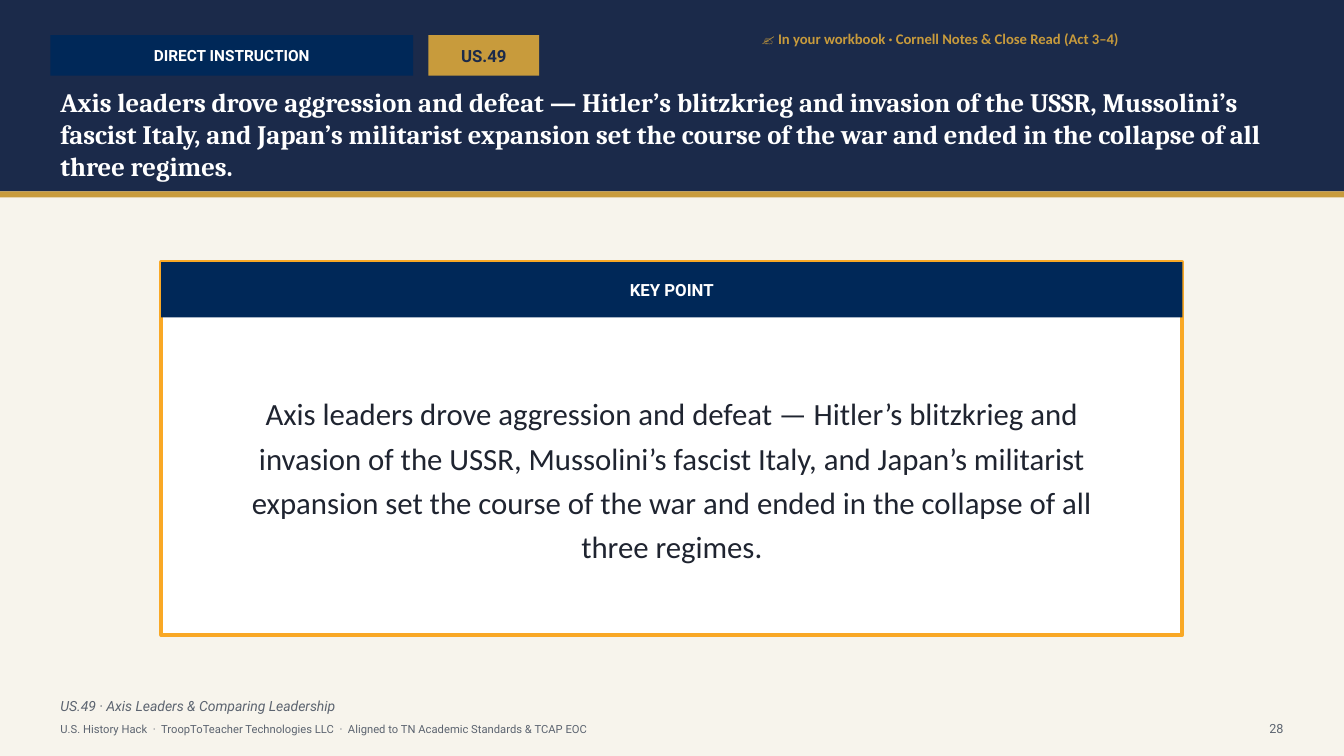
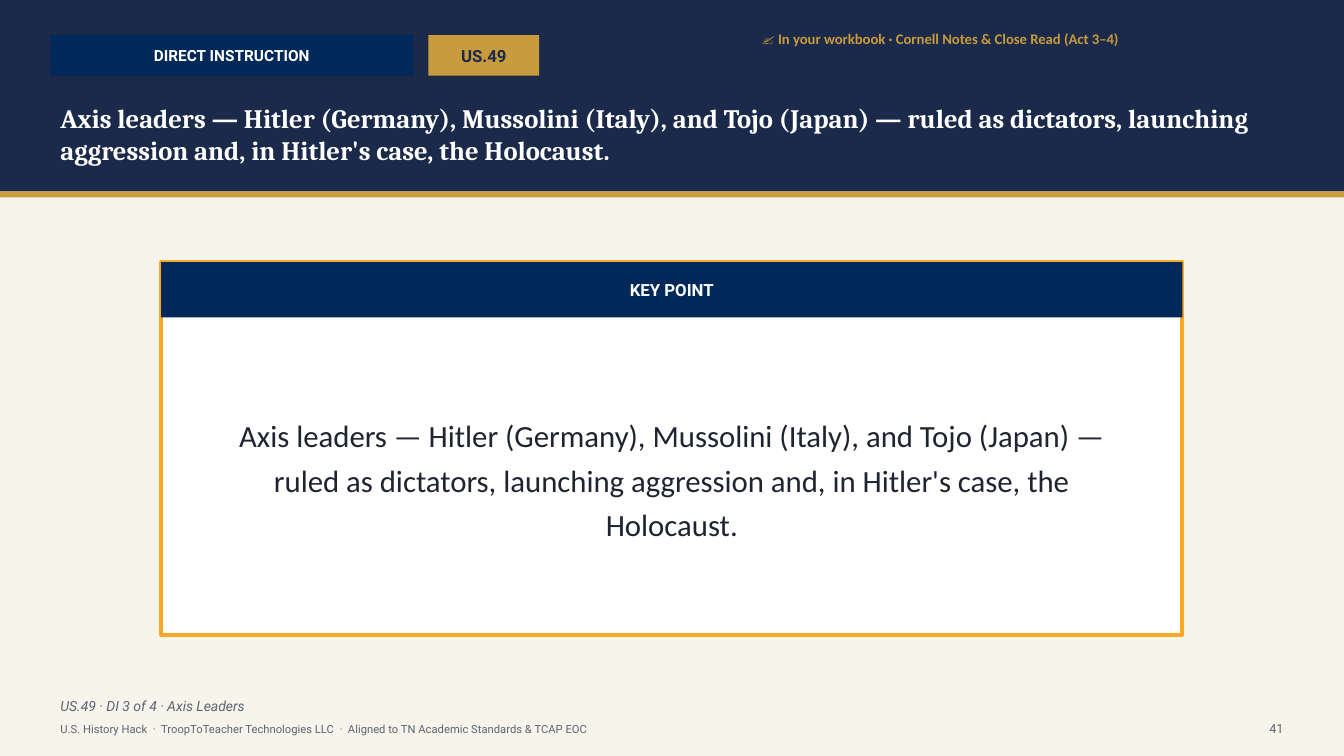
Before and after one commit to Trooptoteacher/trooptoteacher-history, a slide deck: slide 42 of 00_START_HERE/UNIT6_DECKS_BUILD/Unit6_Student_Deck_CourseStandard.pptx (slide 37 before the commit). Drawn at 1344x756 pixels with LibreOffice and Linux fonts; fonts in the diff are those of the drawing. Boxes give left, top, right and bottom in pixels: in the first picture for what was removed or moved away, otherwise in the second. Text is boxed around its words. In the diff, an @@ line names an element or a change of style, - is before the commit and + after.

```diff
--- a/00_START_HERE/UNIT6_DECKS_BUILD/Unit6_Student_Deck_CourseStandard.pptx
+++ b/00_START_HERE/UNIT6_DECKS_BUILD/Unit6_Student_Deck_CourseStandard.pptx
@@ text at (60, 108, 1248, 166): text changed @@
-Axis leaders drove aggression and defeat — Hitler’s blitzkrieg and invasion of the USSR, Mussolini’s fascist Italy, and Japan’s militarist expansion set the course of the war and ended in the collapse of all three regimes.
+Axis leaders — Hitler (Germany), Mussolini (Italy), and Tojo (Japan) — ruled as dictators, launching aggression and, in Hitler's case, the Holocaust.
@@ text at (239, 424, 1069, 537): text changed @@
-Axis leaders drove aggression and defeat — Hitler’s blitzkrieg and invasion of the USSR, Mussolini’s fascist Italy, and Japan’s militarist expansion set the course of the war and ended in the collapse of all three regimes.
+Axis leaders — Hitler (Germany), Mussolini (Italy), and Tojo (Japan) — ruled as dictators, launching aggression and, in Hitler's case, the Holocaust.
@@ text at (60, 700, 244, 711): text changed @@
-US.49 · Axis Leaders & Comparing Leadership
+US.49 · DI 3 of 4 · Axis Leaders
@@ text at (1269, 724, 1283, 733): text changed @@
-28
+41
```
Also in this commit, not shown: 108 other slides changed, 16 slides added, 1 slide removed, 2 other files.
